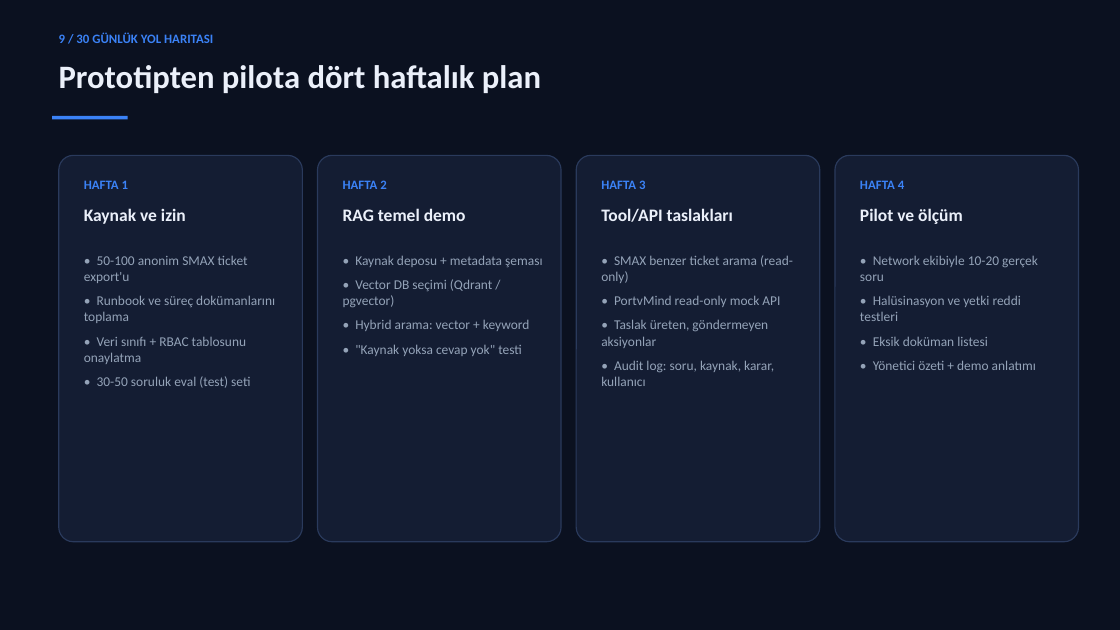
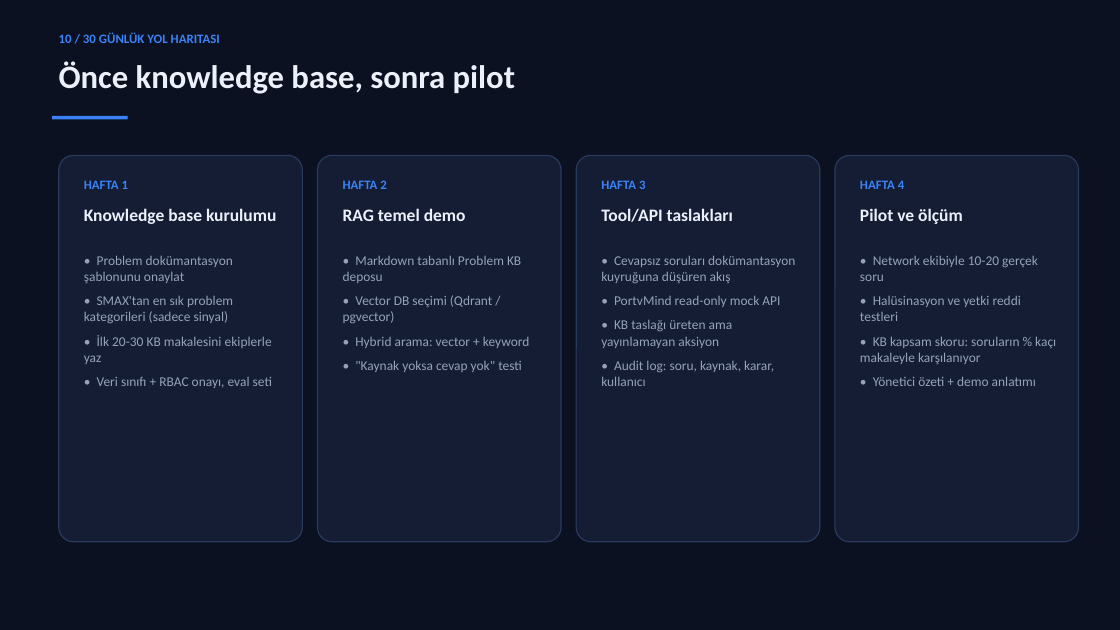
Before and after one commit to Emirdumn/vmind-orchestration, a slide deck: slide 11 of outputs/VMind-Agentic-Operations-Hub-Sunum.pptx (slide 10 before the commit). Drawn at 1120x630 pixels with LibreOffice and Linux fonts; fonts in the diff are those of the drawing. Boxes give left, top, right and bottom in pixels: in the first picture for what was removed or moved away, otherwise in the second. Text is boxed around its words. In the diff, an @@ line names an element or a change of style, - is before the commit and + after.

```diff
--- a/outputs/VMind-Agentic-Operations-Hub-Sunum.pptx
+++ b/outputs/VMind-Agentic-Operations-Hub-Sunum.pptx
@@ text at [59, 33, 220, 43]: text changed @@
-9 / 30 GÜNLÜK YOL HARITASI
+10 / 30 GÜNLÜK YOL HARITASI
@@ text at [59, 62, 515, 94]: text changed @@
-Prototipten pilota dört haftalık plan
+Önce knowledge base, sonra pilot
@@ text at [84, 208, 276, 224]: text changed @@
-Kaynak ve izin
+Knowledge base kurulumu
@@ text at [84, 255, 272, 388]: text changed @@
-• 50-100 anonim SMAX ticket export'u
-• Runbook ve süreç dokümanlarını toplama
-• Veri sınıfı + RBAC tablosunu onaylatma
-• 30-50 soruluk eval (test) seti
+• Problem dokümantasyon şablonunu onaylat
+• SMAX'tan en sık problem kategorileri (sadece sinyal)
+• İlk 20-30 KB makalesini ekiplerle yaz
+• Veri sınıfı + RBAC onayı, eval seti
@@ text at [343, 255, 521, 283]: text changed @@
-• Kaynak deposu + metadata şeması
+• Markdown tabanlı Problem KB deposu
@@ text at [601, 255, 795, 283]: text changed @@
-• SMAX benzer ticket arama (read-only)
+• Cevapsız soruları dokümantasyon kuyruğuna düşüren akış
@@ text at [601, 320, 733, 348]: text changed @@
-• Taslak üreten, göndermeyen aksiyonlar
+• KB taslağı üreten ama yayınlamayan aksiyon
@@ text at [860, 336, 1056, 364]: text changed @@
-• Eksik doküman listesi
+• KB kapsam skoru: soruların % kaçı makaleyle karşılanıyor
```
Also in this commit, not shown: 10 other slides changed, 2 slides added, 1 slide removed, 30 other files.
